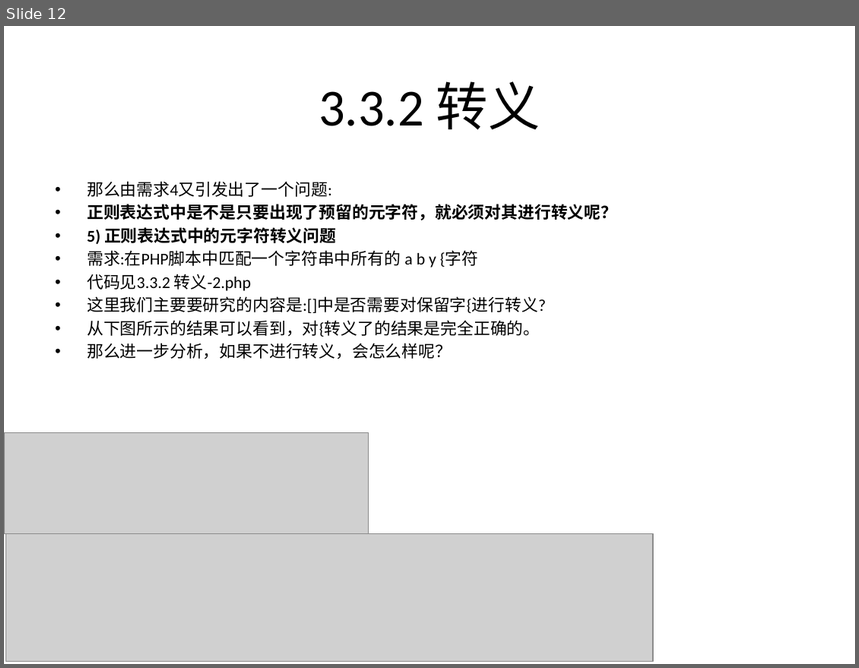
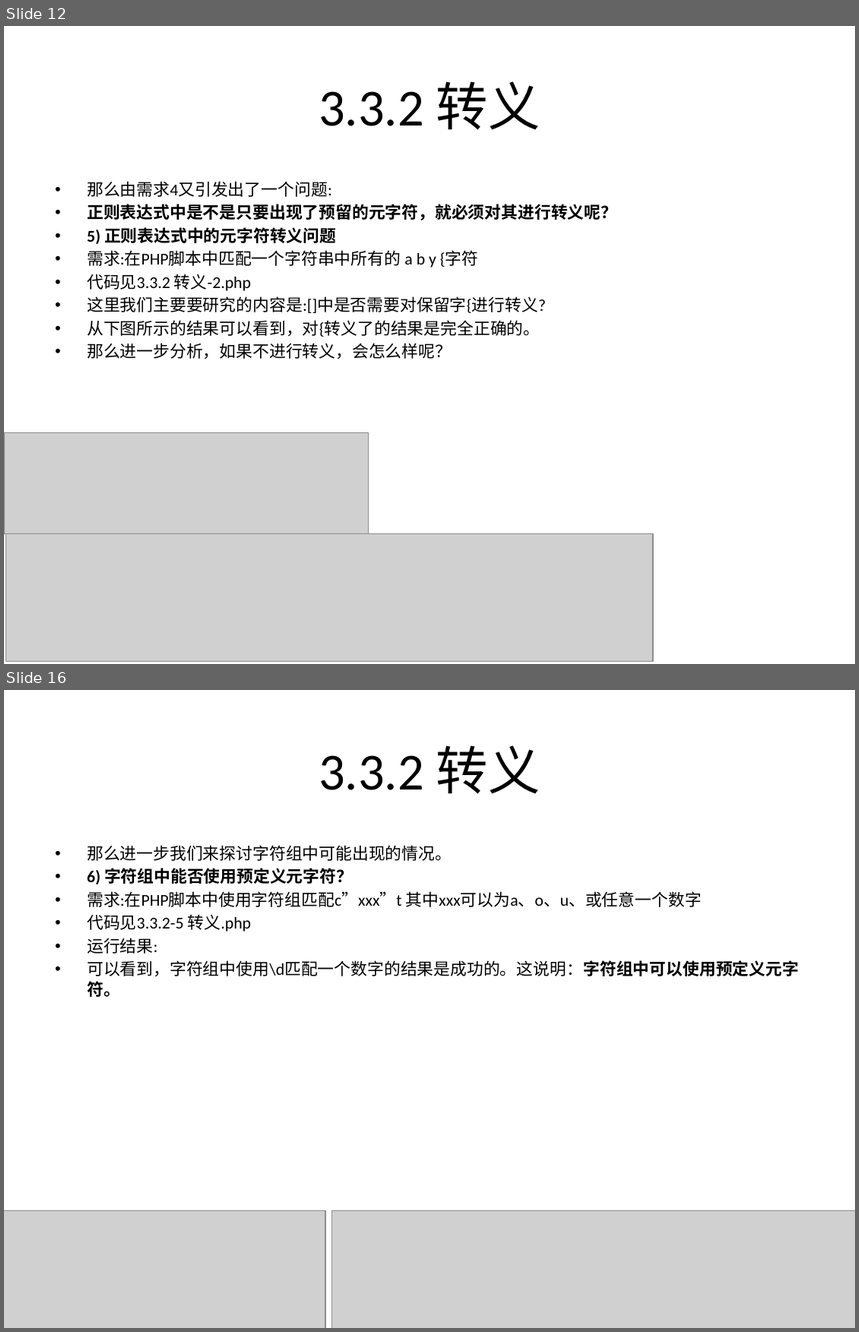
Before and after one commit to rayallen20/regularExpressions, a slide deck: 《PHP核心技术与最佳实践》第3章--正则表达式基础与应用/3.3 正则表达式匹配规则.pptx. Shown one above the other, each under a label of ours: slide 12 before the commit, slides 12 and 16 after it; the slides between them are not shown. The pictures are 859x668 and 859x1332 pixels, drawn with LibreOffice and Linux fonts; fonts in the diff are those of the drawing; grey boxes stand for pictures. Boxes give left, top, right and bottom in pixels: in the first picture for what was removed or moved away, otherwise in the second. Text is boxed around its words. In the diff, an @@ line names an element or a change of style, - is before the commit and + after.

Commit message:
3.3.2 转义完成 3.3.3反义完成

```diff
--- a/《PHP核心技术与最佳实践》第3章--正则表达式基础与应用/3.3 正则表达式匹配规则.pptx
+++ b/《PHP核心技术与最佳实践》第3章--正则表达式基础与应用/3.3 正则表达式匹配规则.pptx
@@ slide 16 added at bbox=[4, 690, 855, 1328], background #FFFFFF @@
@@ title added at bbox=[319, 745, 541, 794], 44 pt, text #000000 @@
+3.3.2 转义
@@ text added at bbox=[87, 845, 799, 997], 14 pt, text #000000 @@
+• 那么进一步我们来探讨字符组中可能出现的情况。
+• 6) 字符组中能否使用预定义元字符？
+• 需求:在PHP脚本中使用字符组匹配c”xxx”t 其中xxx可以为a、o、u、或任意一个数字
+• 代码见3.3.2-5 转义.php
+• 运行结果:
+• 可以看到，字符组中使用\d匹配一个数字的结果是成功的。这说明：字符组中可以使用预定义元字符。
@@ picture added at bbox=[4, 1211, 325, 1328] @@
@@ picture added at bbox=[332, 1211, 855, 1328] @@
```
Also in this commit, not shown: 3 slides changed, 6 other slides added, 3 other files.
